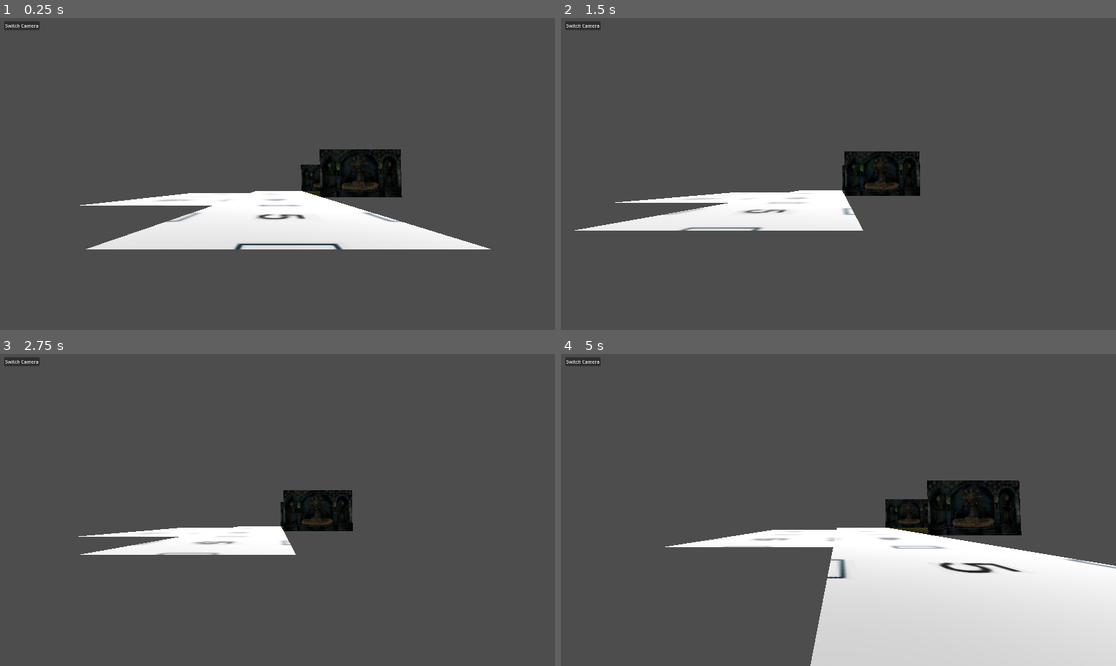
Above: before the commit, frames 1-4 (two rows, left to right).
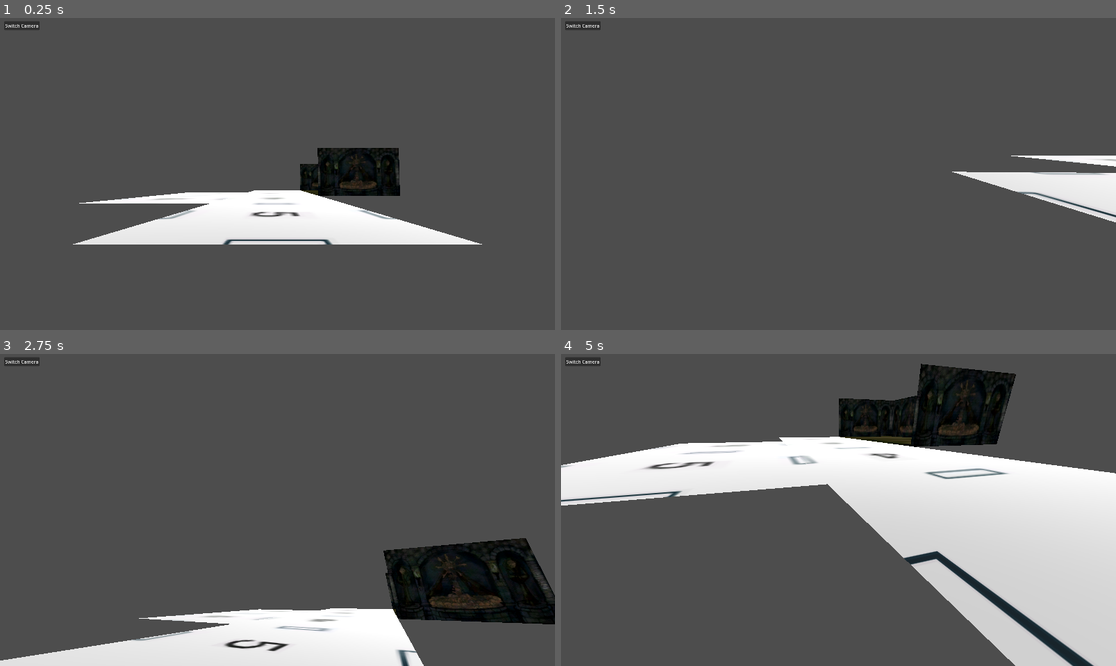
Above: after the commit, the same moments.

Repository: Team-C-623/koven_game
Game: Godot game, scene res://scenes/main3d.tscn
Two runs of this game, one before a commit and one after it. Both use one fixed random seed, a clock stepped at 60 frames per second and the inputs below.
Inputs (mouse positions are in pixels of both pictures, inside the frame that each line leads up to):
- Up to frame 1 (0.25 s): no input
- Up to frame 2 (1.5 s): tap Enter at 0.5 s; move the mouse to (960, 158) at 0.52 s; hold D (right) 0.53-1.28 s; click (960, 158) at 0.67 s; move the mouse to (727, 189) at 1.27 s; hold S (down) from 1.28 s (still down); click (727, 189) at 1.42 s
- Up to frame 3 (2.75 s): tap Space at 2 s; move the mouse to (333, 441) at 2.02 s; release S (down) at 2.03 s; hold D (right) from 2.03 s (still down); click (333, 441) at 2.17 s
- Up to frame 4 (5 s): move the mouse to (810, 572) at 2.77 s; release D (right) at 2.78 s; hold W (up) 2.78-3.53 s; click (810, 572) at 2.92 s; move the mouse to (1005, 556) at 3.52 s; hold A (left) from 3.53 s (still down); click (1005, 556) at 3.67 s; tap Escape (ui_cancel) at 4.15 s; move the mouse to (672, 463) at 4.27 s; click (672, 463) at 4.42 s

The runs differ from the first frame. In frame 1, 3.1% of the frame differs, in the area x 13-89%, y 41-75%; in frame 2, 9.0%; in frame 3, 20%; in frame 4, 44%, in the area x 0-100%, y 3-100%.

Commit message:
first person camera

Diff:
--- a/scenes/main3d.tscn
+++ b/scenes/main3d.tscn
@@ -9,21 +9,6 @@
 script = ExtResource("1_tbt52")
 
 [node name="Player" parent="." instance=ExtResource("2_mjsmv")]
-transform = Transform3D(0.6, 0, 0, 0, 0.6, 0, 0, 0, 0.6, 0, 0.28811, 0)
-
-[node name="PlayerCam" type="Camera3D" parent="Player"]
-transform = Transform3D(1.66667, 0, 0, 0, 1.66482, -0.0784813, 0, 0.0784813, 1.66482, -0.270266, 0.638675, 0.0901761)
-current = true
-
-[node name="TopDownCam" type="Camera3D" parent="Player"]
-transform = Transform3D(4, 0, 0, 0, -1.74846e-07, 4, 0, -4, -1.74846e-07, 0, 180, 0)
-
-[node name="SpotLight3D" type="SpotLight3D" parent="Player"]
-transform = Transform3D(1, 0, 0, 0, -4.37114e-08, 1, 0, -1, -4.37114e-08, 0, 12.7725, 0)
-visible = false
-light_energy = 1.972
-spot_angle = 30.0
-spot_angle_attenuation = 0.7
 
 [node name="DirectionalLight3D" type="DirectionalLight3D" parent="."]
 transform = Transform3D(0.913828, 0.232817, -0.332739, 0.122754, 0.62266, 0.772804, 0.387105, -0.747055, 0.540425, 0, 0, 5)
@@ -42,4 +27,11 @@
 [node name="room1" parent="Map" instance=ExtResource("1_cfuyy")]
 visible = false
 
+[node name="SpotLight3D" type="SpotLight3D" parent="."]
+transform = Transform3D(1, 0, 0, 0, -4.37114e-08, 1, 0, -1, -4.37114e-08, 0, 6.67436, 0)
+visible = false
+light_energy = 1.972
+spot_angle = 30.0
+spot_angle_attenuation = 0.7
+
 [connection signal="pressed" from="SwitchCamButton" to="." method="switch_cam"]
--- a/scenes/player_3d.tscn
+++ b/scenes/player_3d.tscn
@@ -9,8 +9,11 @@
 points = PackedVector3Array(-0.125207, -0.532801, -0.480507, 0.0227831, 0.47607, 0.498884, 0.169713, 0.559144, 0.464172 …(924 unchanged characters)…
 
 [node name="Player" type="CharacterBody3D"]
-transform = Transform3D(0.1, 0, 0, 0, 0.1, 0, 0, 0, 0.1, 0, 0, 0)
+transform = Transform3D(0.5, 0, 0, 0, 0.5, 0, 0, 0, 0.5, 0, 0, 0)
 script = ExtResource("1_r5t1a")
+
+[node name="TopDownCam" type="Camera3D" parent="."]
+transform = Transform3D(2, 0, 0, 0, -8.7423e-08, 2, 0, -2, -8.7423e-08, 0, 100, 0)
 
 [node name="MeshInstance3D" type="MeshInstance3D" parent="."]
 visible = false
@@ -23,3 +26,10 @@
 transform = Transform3D(0.25, 0, 0, 0, 0.21843, 0.121607, 0, -0.121607, 0.21843, 0, 0.466424, 0.618154)
 visible = false
 texture = ExtResource("2_vept1")
+
+[node name="CamMount" type="Node3D" parent="."]
+transform = Transform3D(1, 0, 0, 0, 1, 0, 0, 0, 1, 0, 0.8, 0)
+
+[node name="PlayerCam" type="Camera3D" parent="CamMount"]
+transform = Transform3D(2, 0, 0, 0, 1.99778, -0.0941775, 0, 0.0941775, 1.99778, 0, 0, 0)
+current = true
--- a/scripts/main.gd
+++ b/scripts/main.gd
@@ -62,7 +62,7 @@
 # switch cameras
 func switch_cam():
 	# current attribute defines if that camera is the one currently in use
-	if get_node("Player/PlayerCam").current:
-		get_node("Player/PlayerCam").current = false
+	if get_node("Player/CamMount/PlayerCam").current:
+		get_node("Player/CamMount/PlayerCam").current = false
 	else:
 		get_node("Player/TopDownCam").current = false
--- a/scripts/player.gd
+++ b/scripts/player.gd
@@ -1,13 +1,30 @@
 extends CharacterBody3D
 
+const SENS = 0.4
+const SPEED = 5.0
 
-const SPEED = 6.0
+@onready var cam_mount = $CamMount
+@onready var camera = $CamMount/PlayerCam
 
+func _unhandled_input(event: InputEvent) -> void:
+	# allows mouse lock and unlock
+	if event is InputEventMouseButton:
+		Input.mouse_mode = Input.MOUSE_MODE_CAPTURED
+	# "ui_cancel" is escape by default
+	elif event.is_action_pressed("ui_cancel"):
+		Input.mouse_mode = Input.MOUSE_MODE_VISIBLE
+	if Input.mouse_mode == Input.MOUSE_MODE_CAPTURED:
+		if event is InputEventMouseMotion:
+			# weird bug occurs if you try to rotate camera using mouse x and y movement
+			# rotates camera mount node's y angle by mouse x movement
+			cam_mount.rotate_y(-event.relative.x * SENS * 0.005)
+			# rotates camera node's y angle by mouse y movement
+			camera.rotate_x(-event.relative.y * SENS * 0.005)
 
 func _physics_process(_delta: float) -> void:
 	# Get the input direction and handle the movement/deceleration.
 	var input_dir := Input.get_vector("left", "right", "up", "down")
-	var direction := (transform.basis * Vector3(input_dir.x, 0, input_dir.y)).normalized()
+	var direction = (cam_mount.transform.basis * Vector3(input_dir.x, 0, input_dir.y)).normalized()
 	if direction:
 		velocity.x = direction.x * SPEED
 		velocity.z = direction.z * SPEED
